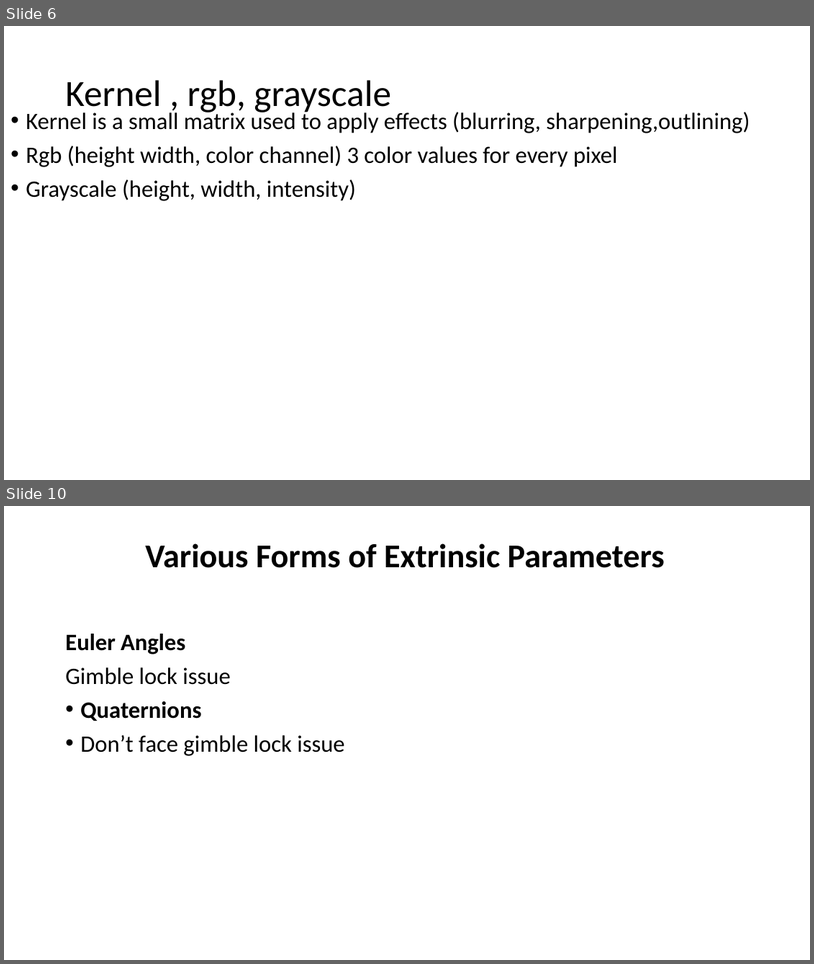
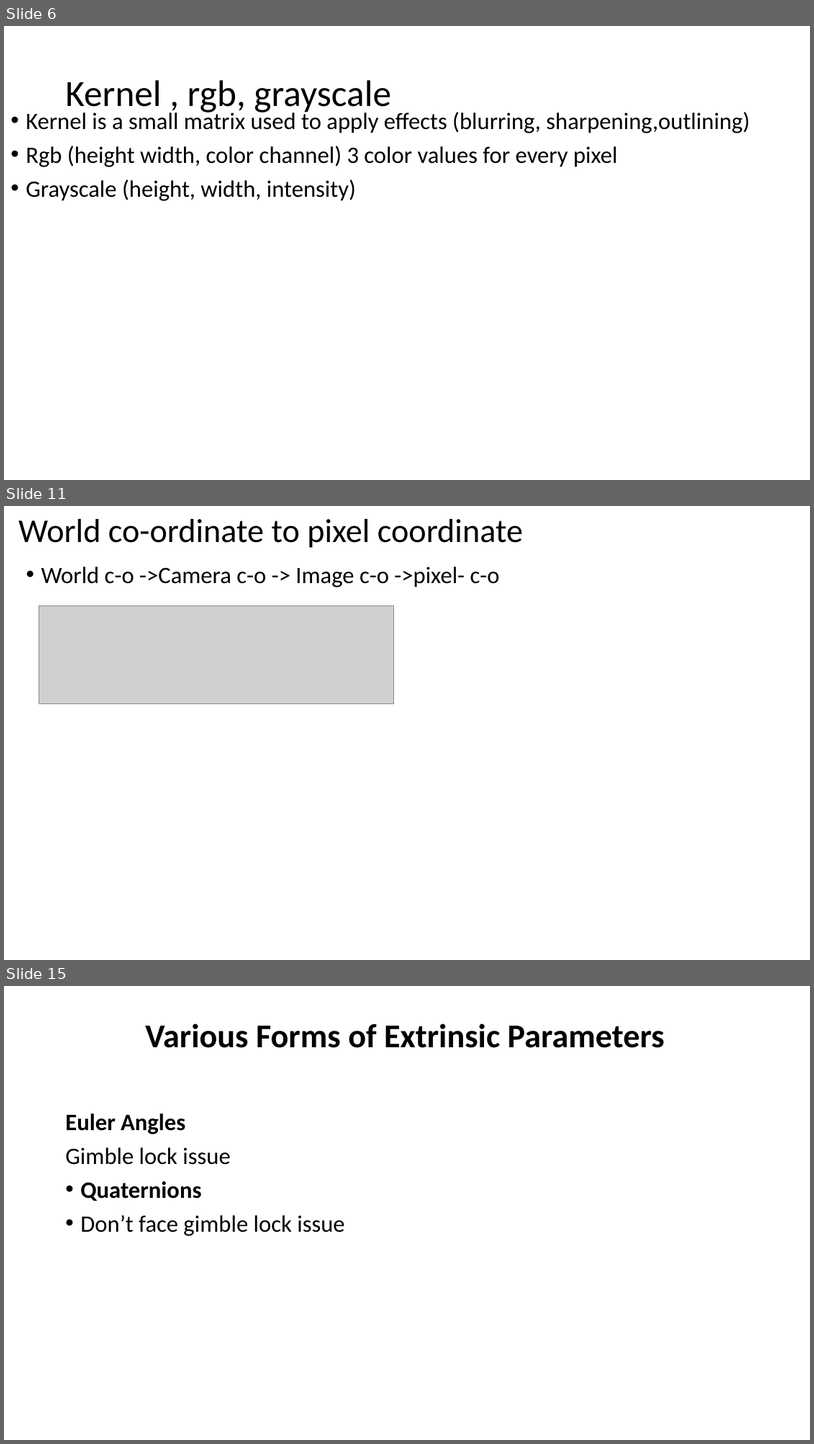
Before and after one commit to MimoHasPurpose/research-journey, a slide deck: computer-vision-research/progress-updates/28-08-2025.pptx. Shown one above the other, each under a label of ours: slides 6 and 10 before the commit, slides 6, 11 and 15 after it; the slides between them are not shown. The pictures are 814x964 and 814x1444 pixels, drawn with LibreOffice and Linux fonts; fonts in the diff are those of the drawing; grey boxes stand for pictures. Boxes give left, top, right and bottom in pixels: in the first picture for what was removed or moved away, otherwise in the second. Text is boxed around its words. In the diff, an @@ line names an element or a change of style, - is before the commit and + after.

```diff
--- a/computer-vision-research/progress-updates/28-08-2025.pptx
+++ b/computer-vision-research/progress-updates/28-08-2025.pptx
@@ slide 11 added at box(4, 506, 810, 960), background #FFFFFF @@
@@ title added at box(18, 519, 523, 548), 39.6 pt, text #000000 @@
+World co-ordinate to pixel coordinate
@@ text added at box(41, 566, 500, 587), 28 pt, text #000000 @@
+• World c-o ->Camera c-o -> Image c-o ->pixel- c-o
@@ picture added at box(39, 606, 394, 703) @@
@@ what was slide 10 is now slide 15 @@
```
Also in this commit, not shown: 2 slides changed, 5 other slides added, 1 slide removed, 5 other files.
